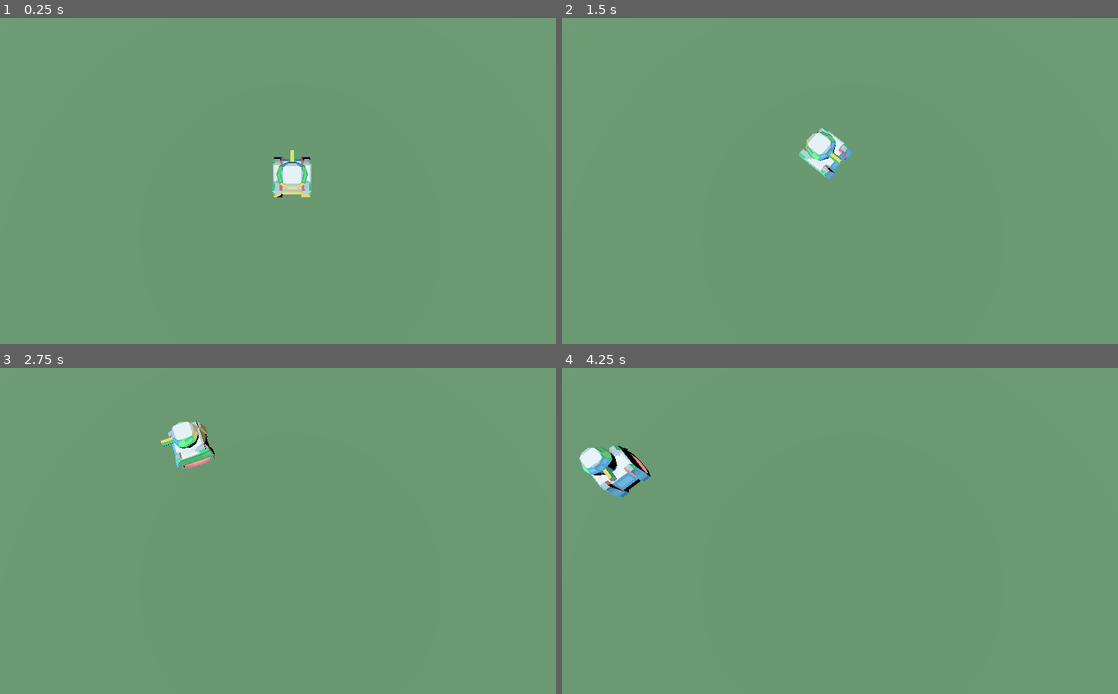
Above: before the commit, frames 1-4 (two rows, left to right).
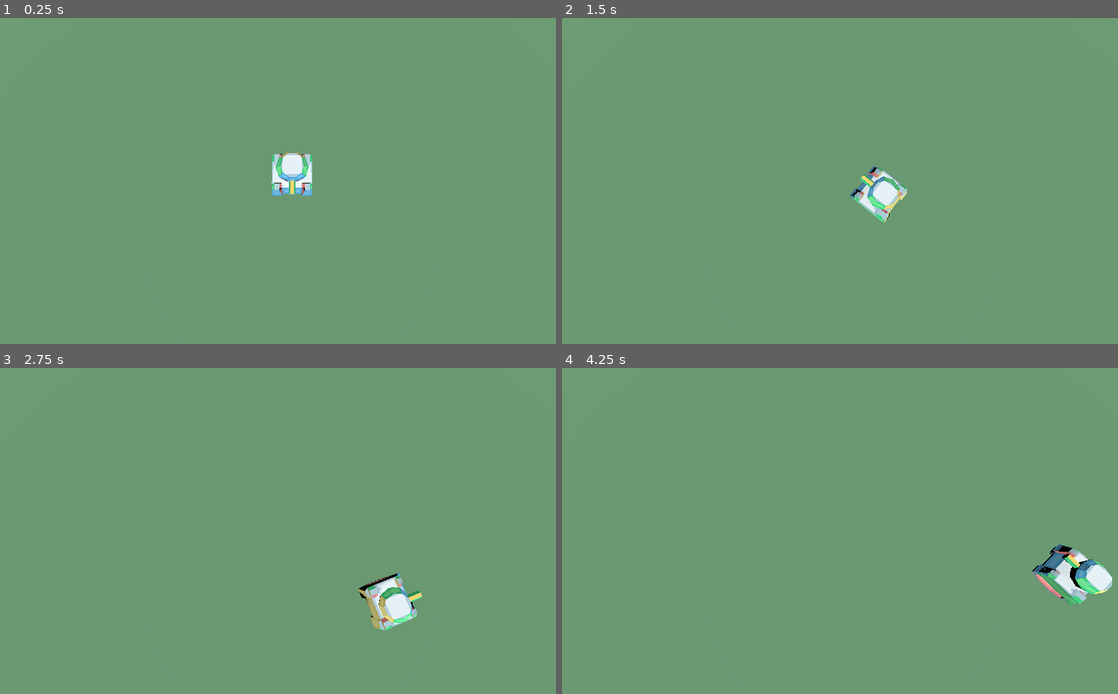
Above: after the commit, the same moments.

Repository: Skeleray/Tonks
Game: Godot game, scene res://MainTestScene.tscn
Same seed, same stepped clock (60 frames per second), same inputs: the game is played once before the commit and once after it.
Inputs:
- Up to frame 1 (0.25 s): no input
- Up to frame 2 (1.5 s): tap Enter (ui_accept) at 0.5, 0.77 s; hold D (right) 0.53-1.28 s; hold S (backward) from 1.28 s (still down)
- Up to frame 3 (2.75 s): tap Enter (ui_accept) at 1.52 s; release S (backward) at 2.03 s; hold D (right) from 2.03 s (still down)
- Up to frame 4 (4.25 s): release D (right) at 2.78 s; hold W (forward) 2.78-3.53 s; tap Enter (ui_accept) at 3.02, 3.77 s; hold A (left) from 3.53 s (still down)

The runs differ from the first frame. In frame 1, 0.7% of the frame differs, in the area x 48-57%, y 40-56%; in frame 2, 1.8%; in frame 3, 2.0%; in frame 4, 2.9%, in the area x 3-99%, y 23-73%.

Commit message:
Remade the script for moving the tank
tankController, takes input and moves tank
playerMover sends input to tankController

touched player and readme?

Diff:
--- a/Character/Player.tscn
+++ b/Character/Player.tscn
@@ -1,6 +1,6 @@
 [gd_scene load_steps=5 format=3 uid="uid://de7mc0keiimy4"]
 
-[ext_resource type="Script" path="res://Scripts/player.gd" id="1_2bi7x"]
+[ext_resource type="Script" path="res://Scripts/playerMover.gd" id="1_rg6gb"]
 [ext_resource type="PackedScene" uid="uid://b6xt2da4p8s3k" path="res://Models/TonkBody.gltf" id="2_nps53"]
 [ext_resource type="PackedScene" uid="uid://cdeq7h3mrl5lk" path="res://Models/TonkTurret.gltf" id="3_776ay"]
 
@@ -8,13 +8,17 @@
 height = 0.5
 
 [node name="Player" type="CharacterBody3D"]
-script = ExtResource("1_2bi7x")
+script = ExtResource("1_rg6gb")
+movement_speed = 4.0
+rotation_speed = 3.0
+metadata/_edit_group_ = true
 
 [node name="CollisionShape3D" type="CollisionShape3D" parent="."]
 transform = Transform3D(1, 0, 0, 0, 1, 0, 0, 0, 1, 0, 0.250183, 0)
 shape = SubResource("CylinderShape3D_ulg2b")
 
 [node name="Body" type="Node3D" parent="CollisionShape3D"]
+transform = Transform3D(-1, 0, 8.74228e-08, 0, 1, 0, -8.74228e-08, 0, -1, 0, 0, 0)
 
 [node name="TonkBody" parent="CollisionShape3D/Body" instance=ExtResource("2_nps53")]
 transform = Transform3D(1, 0, 0, 0, 1, 0, 0, 0, 1, 0, -0.251165, 0)
--- /dev/null
+++ b/Scripts/playerMover.gd
@@ -0,0 +1,15 @@
+extends "res://Scripts/tankController.gd"
+
+func control(delta):
+	var rot_dir = 0
+	if Input.is_action_pressed("right"):
+		rot_dir -= 1
+	if Input.is_action_pressed("left"):
+		rot_dir += 1
+	rotation.y += rotation_speed * rot_dir * delta
+
+	velocity = Vector3()
+	if Input.is_action_pressed("forward"):
+		velocity = Vector3(0, 0, movement_speed).rotated(Vector3.UP,rotation.y)
+	if Input.is_action_pressed("backward"):
+		velocity = Vector3(0, 0, -movement_speed).rotated(Vector3.UP,rotation.y)
--- /dev/null
+++ b/Scripts/tankController.gd
@@ -0,0 +1,13 @@
+extends CharacterBody3D
+
+# signal health_change
+
+@export var movement_speed: float = 1
+@export var rotation_speed: float = 1
+
+func control(delta):
+	pass
+
+func _physics_process(delta: float) -> void:
+	control(delta)
+	move_and_slide()
Not shown, changed: README.md
